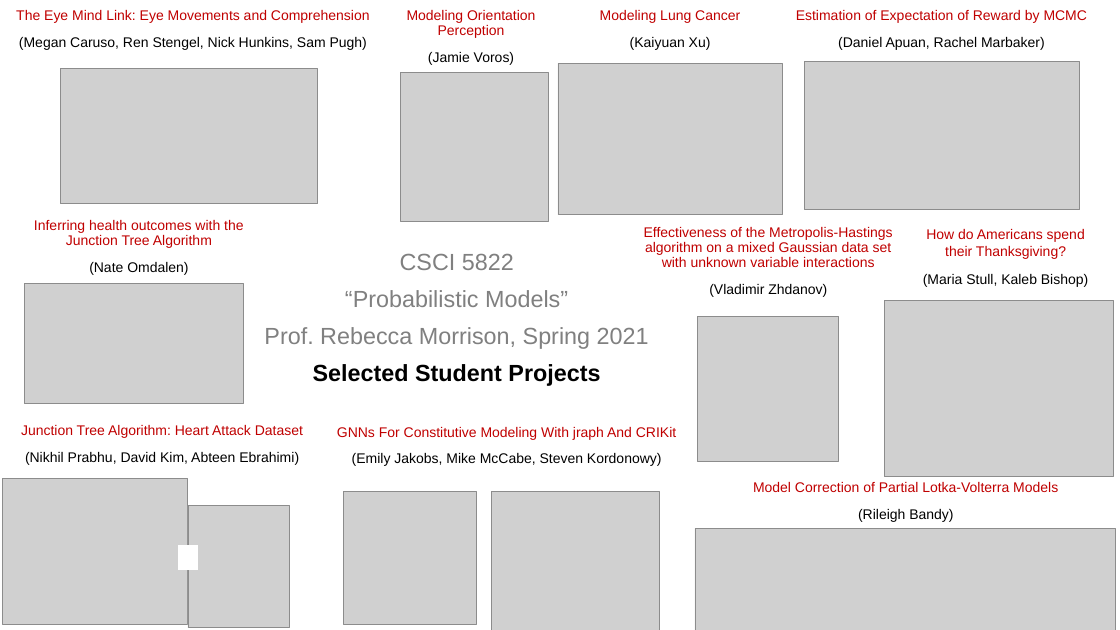
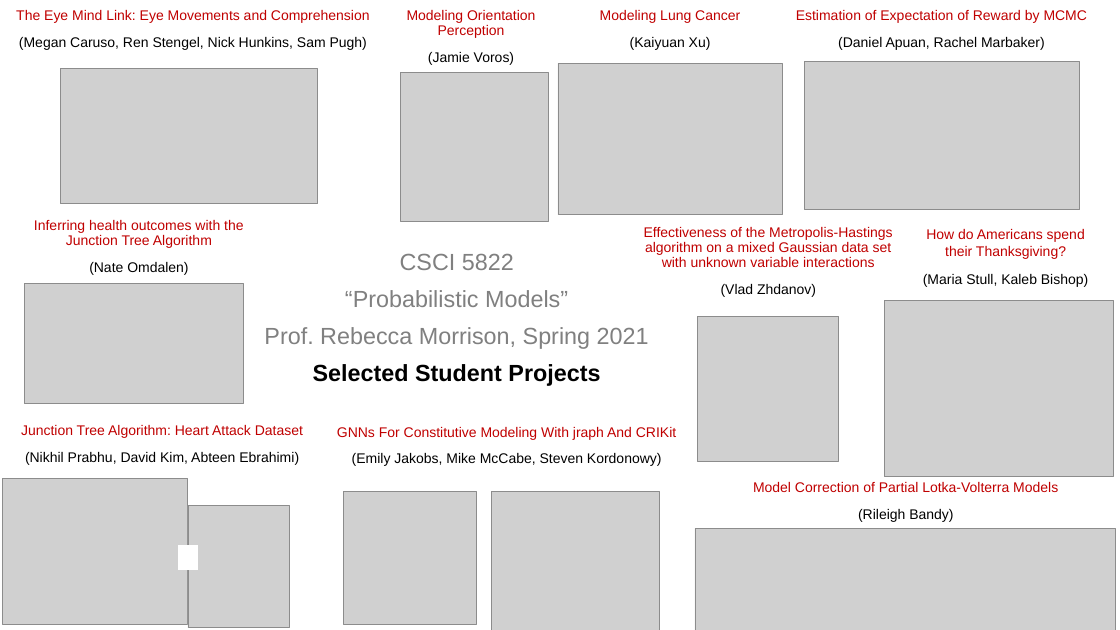
Before and after one commit to rebeccaem/probabilistic-models-class, a slide deck: slide 1 of projects/S21-projects.pptx. Drawn at 1120x630 pixels with LibreOffice and Linux fonts; fonts in the diff are those of the drawing; grey boxes stand for pictures. Boxes give left, top, right and bottom in pixels: in the first picture for what was removed or moved away, otherwise in the second. Text is boxed around its words. In the diff, an @@ line names an element or a change of style, - is before the commit and + after.

```diff
--- a/projects/S21-projects.pptx
+++ b/projects/S21-projects.pptx
@@ text at [721, 284, 816, 297]: text changed @@
-(Vladimir Zhdanov)
+(Vlad Zhdanov)
```
Also in this commit, not shown: 1 other file.
